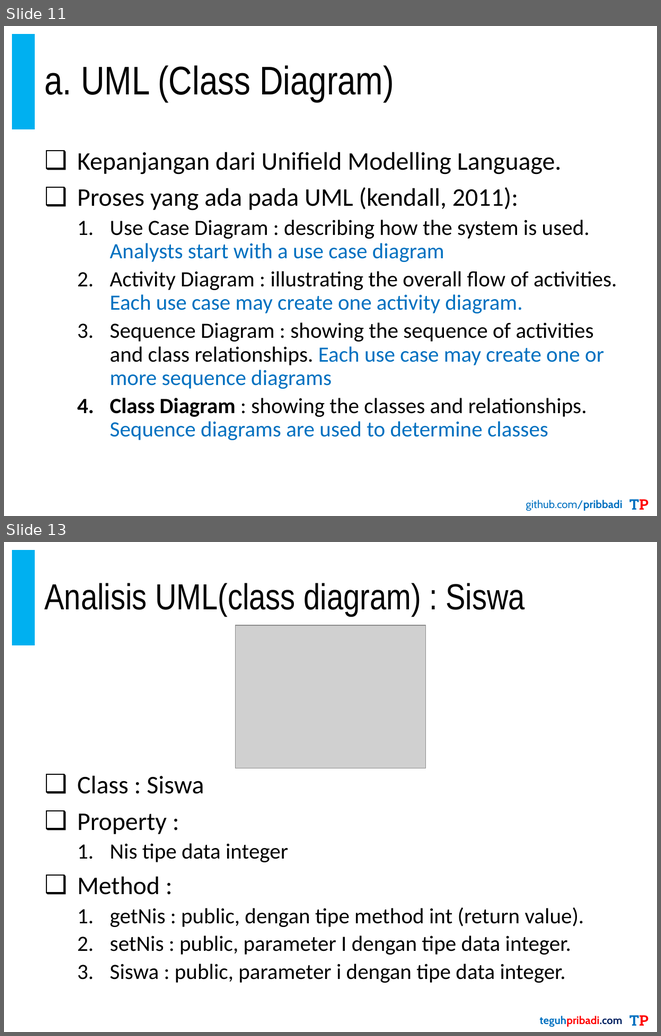
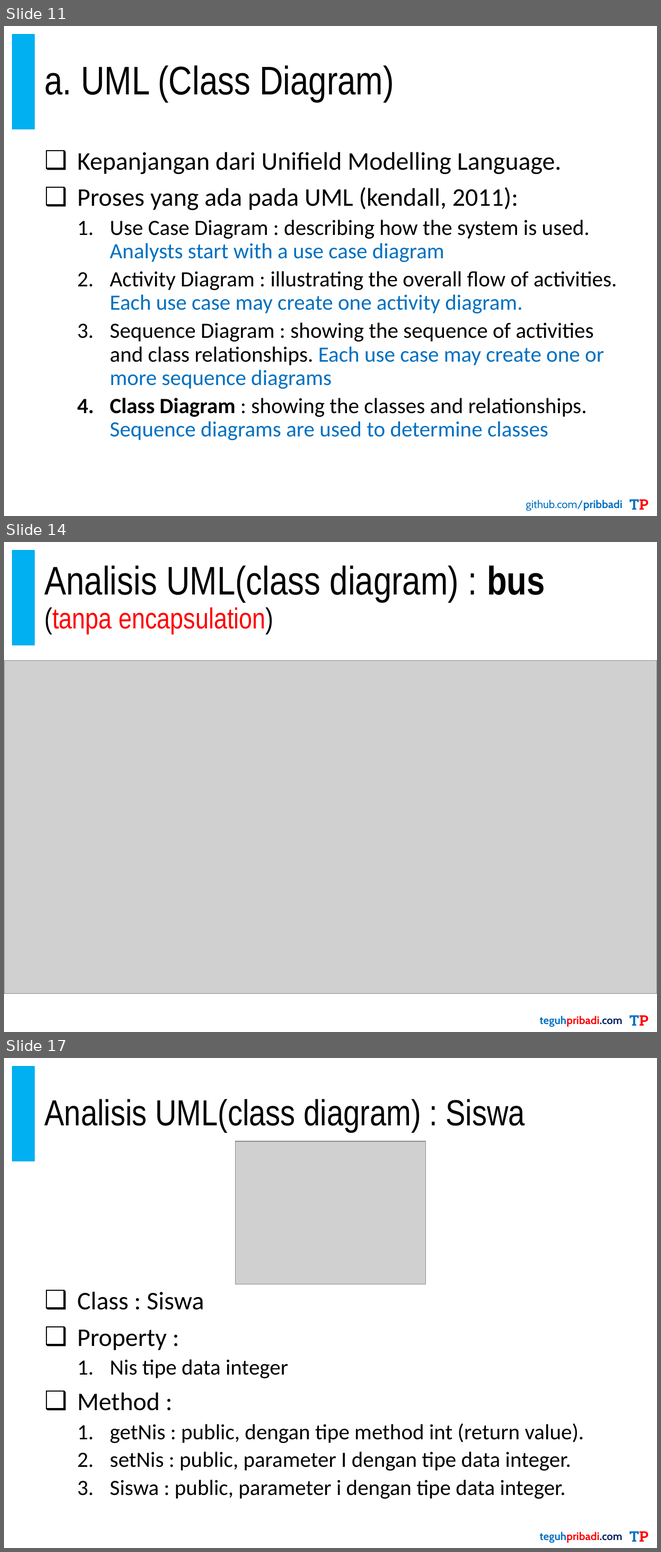
Before and after one commit to pribbadi/PBO-TI20192020-3-4, a slide deck: 1. Bahan Ajar/PribadiTeguh-PBO-TI20192020-3-4-04.Encapsulation.pptx. Shown one above the other, each under a label of ours: slides 11 and 13 before the commit, slides 11, 14 and 17 after it; the slides between them are not shown. The pictures are 661x1036 and 661x1552 pixels, drawn with LibreOffice and Linux fonts; fonts in the diff are those of the drawing; grey boxes stand for pictures. Boxes give left, top, right and bottom in pixels: in the first picture for what was removed or moved away, otherwise in the second. Text is boxed around its words. In the diff, an @@ line names an element or a change of style, - is before the commit and + after.

```diff
--- a/1. Bahan Ajar/PribadiTeguh-PBO-TI20192020-3-4-04.Encapsulation.pptx
+++ b/1. Bahan Ajar/PribadiTeguh-PBO-TI20192020-3-4-04.Encapsulation.pptx
@@ slide 14 added at box(4, 542, 657, 1032), background #FFFFFF; not listed: 3 template elements that a slide beside it also shows @@
@@ title added at box(44, 565, 545, 634), 44 pt, text #000000 @@
+Analisis UML(class diagram) : bus
+(tanpa encapsulation)
@@ picture added at box(4, 660, 657, 993) @@
@@ what was slide 13 is now slide 17 @@
```
Also in this commit, not shown: 1 slide changed, 3 other slides added, 30 other files.
